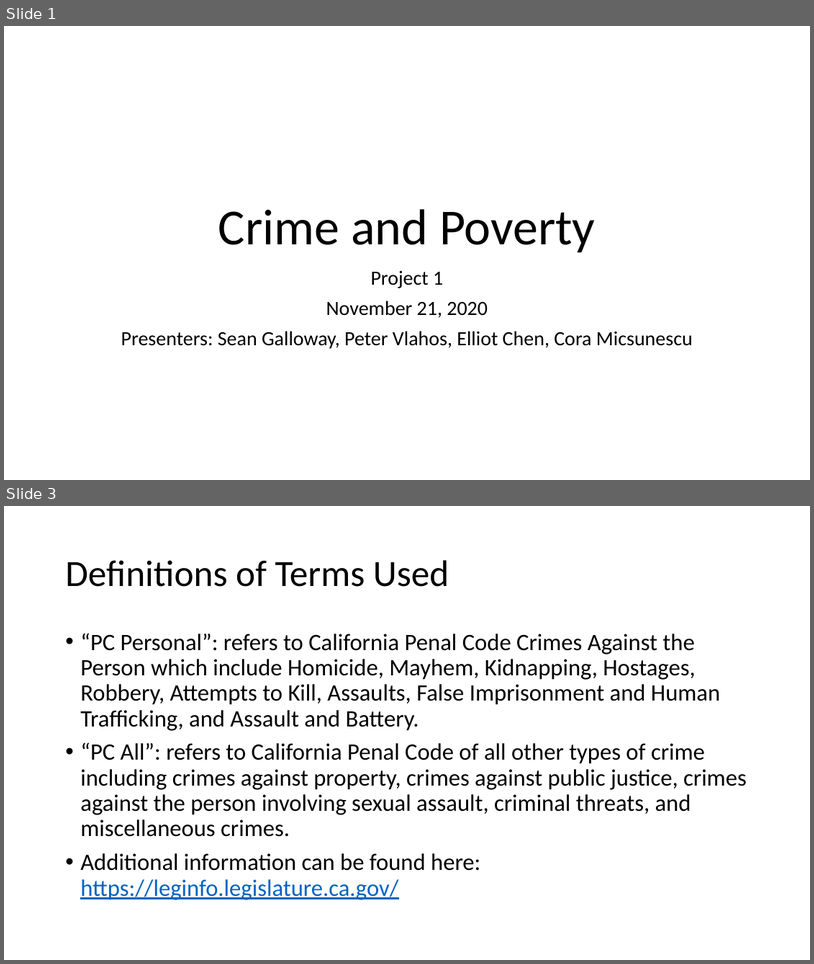
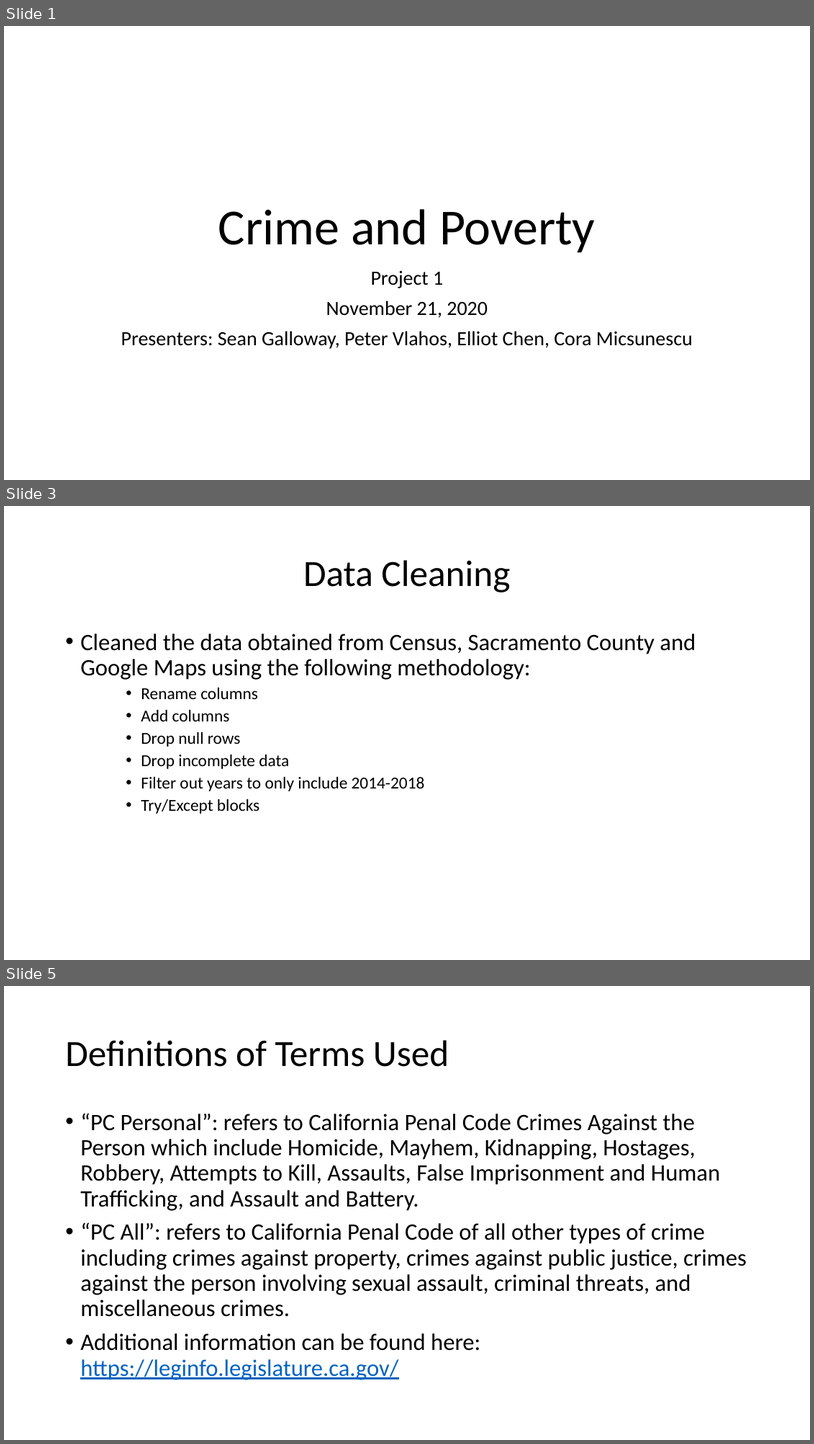
Before and after one commit to sean-galloway/Crime_and_Poverty, a slide deck: Project_1_Presentation.pptx. Shown one above the other, each under a label of ours: slides 1 and 3 before the commit, slides 1, 3 and 5 after it; the slides between them are not shown. The pictures are 814x964 and 814x1444 pixels, drawn with LibreOffice and Linux fonts; fonts in the diff are those of the drawing. Boxes give left, top, right and bottom in pixels: in the first picture for what was removed or moved away, otherwise in the second. Text is boxed around its words. In the diff, an @@ line names an element or a change of style, - is before the commit and + after.

```diff
--- a/Project_1_Presentation.pptx
+++ b/Project_1_Presentation.pptx
@@ slide 3 added at [4,506,810,960], background #FFFFFF @@
@@ title added at [304,560,510,592], 44 pt, text #000000 @@
+Data Cleaning
@@ text added at [80,633,696,813], 20 pt, text #000000 @@
+• Cleaned the data obtained from Census, Sacramento County and Google Maps using the following methodology:
+    • Rename columns
+    • Add columns
+    • Drop null rows
+    • Drop incomplete data
+    • Filter out years to only include 2014-2018
+    • Try/Except blocks
@@ what was slide 3 is now slide 5 @@
```
Also in this commit, not shown: 3 slides changed, 2 other slides added.
